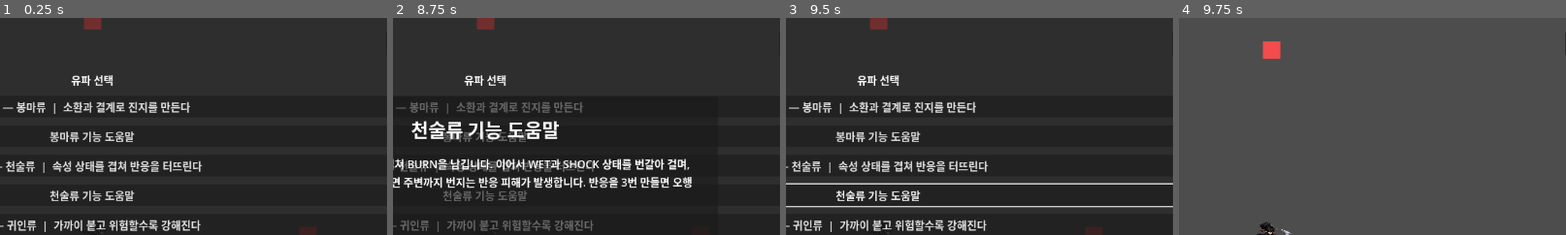
Above: before the commit, frames 1-4 (left to right).
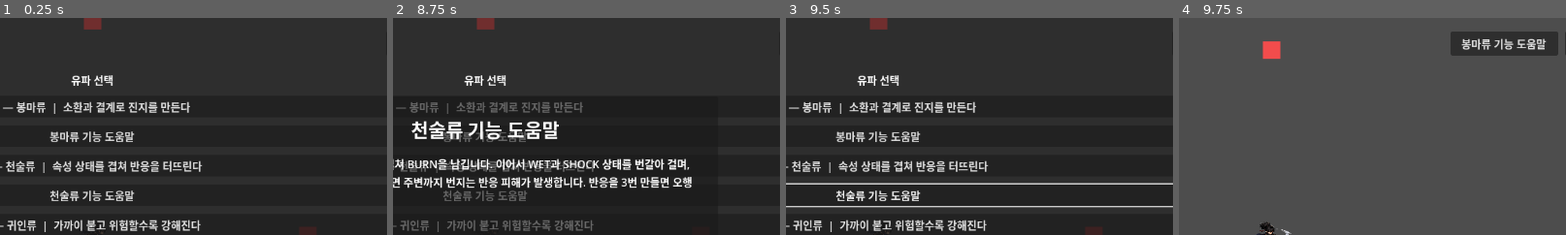
Above: after the commit, the same moments.

Repository: alsdmlals4-eng/ninja-survival-godot
Game: Godot game, scene res://scenes/main/main_scene.tscn
Two runs of this game, one before a commit and one after it. Both use one fixed random seed, a clock stepped at 60 frames per second and the inputs below.
Inputs (mouse positions are % of the whole screen's width and height, from its top left):
- Up to frame 1 (0.25 s): no input
- Up to frame 2 (8.75 s): click "천술류 기능 도움말" at 0.5 s; click "RESTART" at 1.25 s; click "RESTART" at 2 s; click "RESTART" at 2.75 s; click "1 — 봉마류 | 소환과 결계로 진지를 만든다" at 3.5 s; click "봉마류 기능 도움말" at 4.25 s; click "2 — 천술류 | 속성 상태를 겹쳐 반응을 터뜨린다" at 5 s; click "3 — 귀인류 | 가까이 붙고 위험할수록 강해진다" at 5.75 s; click "귀인류 기능 도움말" at 6.5 s; click "4 — 흑영류 | 원거리 표식을 쌓아 연쇄 폭발시킨다" at 7.25 s; click "흑영류 기능 도움말" at 8 s
- Up to frame 3 (9.5 s): click "닫기" at 8.75 s
- Up to frame 4 (9.75 s): tap Enter (ui_accept) at 9.5 s; move the mouse to (45, 70) at 9.52 s; hold Up (ui_up) from 9.53 s (still down); tap 1 at 9.6 s; click (45, 70) at 9.67 s
The pictures show only the part of the screen within x 38-88%, y 0-50%; the shares and areas given below are measured in that part.

Frames 1-3 are identical in both runs. In frame 4, 2.9% of the frame differs, in the area x 70-98%, y 6-18%.

Commit message:
feat: reopen school help during combat

Diff:
--- a/scenes/ui/hud.tscn
+++ b/scenes/ui/hud.tscn
@@ -104,6 +104,17 @@
 grow_horizontal = 0
 text = "RESTART"
 
+[node name="SchoolHelpButton" type="Button" parent="."]
+anchors_preset = 1
+anchor_left = 1.0
+anchor_right = 1.0
+offset_left = -310.0
+offset_top = 20.0
+offset_right = -150.0
+offset_bottom = 56.0
+grow_horizontal = 0
+text = "현재 유파 도움말"
+
 [node name="GameOverPanel" type="Control" parent="."]
 visible = false
 layout_mode = 3
--- a/scripts/core/main_controller.gd
+++ b/scripts/core/main_controller.gd
@@ -40,6 +40,7 @@
 var _shop_message: String = ""
 var _latest_result_snapshot: Dictionary = {}
 var _cheonsul_elapsed_seconds: float = 0.0
+var _combat_enabled: bool = false
 
 @onready var game_state: GameState = $GameState
 @onready var combat_ddd: CombatDDDTracker = $CombatDDD
@@ -131,6 +132,7 @@
 	school_host.school_feedback.connect(hud.show_school_feedback)
 	school_host.player_action_resolved.connect(player_visual.show_attack)
 	hud.restart_requested.connect(_restart_run)
+	hud.school_help_requested.connect(_on_school_help_requested)
 
 
 func _connect_mvp3_signals() -> void:
@@ -312,6 +314,7 @@
 
 
 func _set_combat_enabled(enabled: bool) -> void:
+	_combat_enabled = enabled
 	var gameplay_mode := Node.PROCESS_MODE_INHERIT if enabled else Node.PROCESS_MODE_DISABLED
 	player.process_mode = gameplay_mode
 	auto_attack.process_mode = Node.PROCESS_MODE_DISABLED
@@ -325,6 +328,18 @@
 			child.process_mode = gameplay_mode
 		elif child is RewardOrb:
 			child.process_mode = gameplay_mode
+
+	if enabled and not game_over and school_host.selected_school_id != &"":
+		hud.show_school_help(school_host.selected_school_name)
+	else:
+		hud.hide_school_help()
+		school_selection.dismiss_school_help()
+
+
+func _on_school_help_requested() -> void:
+	if game_over or not _combat_enabled or school_host.selected_school_id == &"":
+		return
+	school_selection.open_runtime_school_help(school_host.selected_school_id, hud.school_help_button)
 
 
 func _on_segment_time_changed(segment: int, remaining: float) -> void:
@@ -664,6 +679,7 @@
 	school_host.deactivate()
 	if rest_flow_ui != null:
 		rest_flow_ui.hide_all()
+	_set_combat_enabled(false)
 	_stop_gameplay()
 	hud.show_game_over()
 
--- a/scripts/ui/hud.gd
+++ b/scripts/ui/hud.gd
@@ -2,6 +2,7 @@
 class_name HUDController
 
 signal restart_requested
+signal school_help_requested
 
 @onready var health_label: Label = $HealthLabel
 @onready var score_label: Label = $ScoreLabel
@@ -17,6 +18,7 @@
 @onready var stage_time_label: Label = $StageTimeLabel
 @onready var gold_label: Label = $GoldLabel
 @onready var restart_button: Button = $RestartButton
+@onready var school_help_button: Button = $SchoolHelpButton
 @onready var game_over_panel: Control = $GameOverPanel
 
 var _title_generation: int = 0
@@ -25,7 +27,9 @@
 
 func _ready() -> void:
 	game_over_panel.visible = false
+	school_help_button.hide()
 	restart_button.pressed.connect(_on_restart_pressed)
+	school_help_button.pressed.connect(_on_school_help_pressed)
 
 
 func set_health(current: int, maximum: int) -> void:
@@ -53,6 +57,18 @@
 
 func set_school(name: String) -> void:
 	school_label.text = "SCHOOL %s" % name
+
+
+func show_school_help(school_name: String) -> void:
+	if school_name.is_empty():
+		hide_school_help()
+		return
+	school_help_button.text = "%s 기능 도움말" % school_name
+	school_help_button.show()
+
+
+func hide_school_help() -> void:
+	school_help_button.hide()
 
 
 func set_school_resource(label: String, current: float, maximum: float) -> void:
@@ -102,3 +118,7 @@
 
 func _on_restart_pressed() -> void:
 	restart_requested.emit()
+
+
+func _on_school_help_pressed() -> void:
+	school_help_requested.emit()
--- a/scripts/ui/school_selection_ui.gd
+++ b/scripts/ui/school_selection_ui.gd
@@ -37,6 +37,7 @@
 @onready var _help_title := $HelpDialog/Margin/Content/TitleLabel as Label
 @onready var _help_body := $HelpDialog/Margin/Content/BodyLabel as Label
 @onready var _help_close_button := $HelpDialog/Margin/Content/CloseButton as Button
+@onready var _selection_panel := $Panel as Control
 
 
 func _ready() -> void:
@@ -52,11 +53,11 @@
 
 
 func _unhandled_input(event: InputEvent) -> void:
-	if _selected or not visible:
-		return
 	if _help_open:
 		if event.is_action_pressed(&"ui_cancel"):
 			_close_school_help()
+		return
+	if _selected or not visible:
 		return
 	if not event is InputEventKey:
 		return
@@ -92,6 +93,24 @@
 func _open_school_help(school_id: StringName, opener: Button) -> void:
 	if _selected or not SCHOOL_HELP.has(school_id):
 		return
+	_show_school_help(school_id, opener)
+
+
+func open_runtime_school_help(school_id: StringName, opener: Button) -> void:
+	if not _selected or not SCHOOL_HELP.has(school_id):
+		return
+	_show_school_help(school_id, opener)
+
+
+func dismiss_school_help() -> void:
+	_help_open = false
+	_help_dialog.hide()
+	_help_opener = null
+
+
+func _show_school_help(school_id: StringName, opener: Button) -> void:
+	if _help_open:
+		return
 	var help := SCHOOL_HELP[school_id] as Dictionary
 	_help_title.text = help["title"]
 	_help_body.text = help["body"]
@@ -112,5 +131,5 @@
 	if _selected or _help_open or not VALID_SCHOOL_IDS.has(school_id):
 		return
 	_selected = true
-	visible = false
+	_selection_panel.hide()
 	school_selected.emit(school_id)
--- a/tests/integration/test_mvp2_four_schools.gd
+++ b/tests/integration/test_mvp2_four_schools.gd
@@ -46,7 +46,8 @@
 		assert_eq(host.selected_school_id, school_id)
 		assert_eq(host.active_runtime.name, cases[school_id])
 		assert_true(host.active_runtime.active)
-		assert_false(selector.visible)
+		assert_true(selector.visible)
+		assert_false((selector.get_node("Panel") as Control).visible)
 		assert_eq(main.get_node("Player").process_mode, Node.PROCESS_MODE_INHERIT)
 		assert_eq(main.get_node("WaveSpawner").process_mode, Node.PROCESS_MODE_INHERIT)
 		assert_eq(main.get_node("Player/AutoAttack").process_mode, Node.PROCESS_MODE_DISABLED)
@@ -54,6 +55,31 @@
 			assert_eq(enemy.process_mode, Node.PROCESS_MODE_INHERIT)
 		main.queue_free()
 		await get_tree().process_frame
+
+
+func test_current_school_help_opens_from_hud_during_combat_without_reselecting() -> void:
+	var main = MAIN_SCENE.instantiate()
+	add_child_autofree(main)
+	await get_tree().process_frame
+	var selector = main.get_node("SchoolSelectionUI") as SchoolSelectionUI
+	var hud = main.get_node("HUD") as HUDController
+	assert_not_null(selector)
+	assert_not_null(hud)
+	if selector == null or hud == null:
+		return
+
+	selector._choose(&"cheonsul")
+	var help_button := hud.get_node_or_null("SchoolHelpButton") as Button
+	assert_not_null(help_button, "Combat HUD must expose current-school help")
+	if help_button == null:
+		return
+	assert_true(help_button.visible)
+	help_button.pressed.emit()
+
+	assert_true((selector.get_node("HelpDialog") as Control).visible)
+	assert_eq(selector.get_node("HelpDialog/Margin/Content/TitleLabel").text, "천술류 기능 도움말")
+	assert_eq(main.get_node("SchoolRuntimeHost").selected_school_id, &"cheonsul")
+	assert_false((selector.get_node("Panel") as Control).visible)
 
 
 func test_second_school_selection_is_rejected() -> void:
@@ -184,6 +210,10 @@
 	heukyeong.apply_needle_hit(enemy, false)
 	var badge: Node = enemy.get_node_or_null("EnemyEffectBadge")
 	assert_not_null(badge)
+	var school_help_button := main.get_node("HUD/SchoolHelpButton") as Button
+	assert_true(school_help_button.visible)
+	school_help_button.pressed.emit()
+	assert_true((main.get_node("SchoolSelectionUI/HelpDialog") as Control).visible)
 
 	main.get_node("Player").take_damage(100000)
 	assert_true(main.game_over)
@@ -192,6 +222,8 @@
 	assert_eq(main.get_node("WaveSpawner").process_mode, Node.PROCESS_MODE_DISABLED)
 	assert_true(badge == null or badge.is_queued_for_deletion())
 	assert_eq(heukyeong.get_total_active_marks(), 0)
+	assert_false(school_help_button.visible, "Game over must remove the combat-only help entry point")
+	assert_false((main.get_node("SchoolSelectionUI/HelpDialog") as Control).visible, "Game over must dismiss a live help dialog")
 
 
 func _living_enemies(main: Node) -> Array[Node]:
--- a/tests/integration/test_mvp2_hud.gd
+++ b/tests/integration/test_mvp2_hud.gd
@@ -3,10 +3,12 @@
 const HUD_SCENE := preload("res://scenes/ui/hud.tscn")
 
 var restart_count: int = 0
+var school_help_count: int = 0
 
 
 func before_each() -> void:
 	restart_count = 0
+	school_help_count = 0
 
 
 func test_hud_has_mvp2_school_feedback_contract() -> void:
@@ -30,6 +32,25 @@
 	hud.restart_requested.connect(_on_restart_requested)
 	button.emit_signal("pressed")
 	assert_eq(restart_count, 1)
+
+
+func test_school_help_button_is_hidden_until_combat_and_emits_intent() -> void:
+	var hud = HUD_SCENE.instantiate()
+	add_child_autofree(hud)
+	assert_true(hud.has_signal("school_help_requested"), "HUD must emit a school-help intent")
+	assert_true(hud.has_node("SchoolHelpButton"), "HUD must expose the current-school help button")
+	if not hud.has_signal("school_help_requested") or not hud.has_node("SchoolHelpButton"):
+		return
+	var button := hud.get_node("SchoolHelpButton") as Button
+	assert_false(button.visible, "The help button must not appear before a school is selected")
+	hud.school_help_requested.connect(_on_school_help_requested)
+	hud.show_school_help("천술류")
+	assert_true(button.visible)
+	assert_eq(button.text, "천술류 기능 도움말")
+	button.emit_signal("pressed")
+	assert_eq(school_help_count, 1)
+	hud.hide_school_help()
+	assert_false(button.visible)
 
 
 func test_hud_formats_school_resource_and_ultimate_state() -> void:
@@ -82,6 +103,10 @@
 	restart_count += 1
 
 
+func _on_school_help_requested() -> void:
+	school_help_count += 1
+
+
 func _has_mvp2_feedback(hud: Node) -> bool:
 	return (
 		hud.has_node("SchoolLabel")
--- a/tests/unit/test_school_selection_ui.gd
+++ b/tests/unit/test_school_selection_ui.gd
@@ -97,6 +97,35 @@
 	assert_true(help_button.has_focus(), "Closing help must return keyboard/gamepad focus to its opener")
 
 
+func test_selected_school_help_reopens_during_play_and_returns_to_hud_opener() -> void:
+	var selector = load(SELECTOR_SCENE_PATH).instantiate()
+	add_child_autofree(selector)
+	var ids: Array[StringName] = []
+	selector.school_selected.connect(func(id: StringName): ids.append(id))
+	var runtime_opener := Button.new()
+	runtime_opener.text = "천술류 기능 도움말"
+	selector.add_child(runtime_opener)
+
+	selector._choose(&"cheonsul")
+	selector.open_runtime_school_help(&"cheonsul", runtime_opener)
+
+	assert_eq(ids, [&"cheonsul"], "Runtime help must not emit a second school selection")
+	assert_true(selector.visible, "The dialog owner must remain available after school selection")
+	assert_false((selector.get_node("Panel") as Control).visible, "Selection choices must stay hidden during play")
+	assert_true((selector.get_node("HelpDialog") as Control).visible)
+	assert_eq(selector.get_node("HelpDialog/Margin/Content/TitleLabel").text, "천술류 기능 도움말")
+	assert_string_contains(selector.get_node("HelpDialog/Margin/Content/BodyLabel").text, "WET")
+
+	var cancel_event := InputEventAction.new()
+	cancel_event.action = &"ui_cancel"
+	cancel_event.pressed = true
+	selector._unhandled_input(cancel_event)
+
+	assert_false((selector.get_node("HelpDialog") as Control).visible)
+	assert_true(runtime_opener.has_focus(), "Closing runtime help must return focus to the HUD opener")
+	assert_eq(ids, [&"cheonsul"], "Closing runtime help must not change the school")
+
+
 func test_key_three_selects_guiin_once() -> void:
 	assert_true(ResourceLoader.exists(SELECTOR_SCENE_PATH), "School selector scene must exist")
 	if not ResourceLoader.exists(SELECTOR_SCENE_PATH):
@@ -114,7 +143,8 @@
 	selector._unhandled_input(event)
 
 	assert_eq(ids, [&"guiin"])
-	assert_false(selector.visible)
+	assert_true(selector.visible)
+	assert_false((selector.get_node("Panel") as Control).visible)
 
 
 func test_button_click_emits_stable_bongma_id_once() -> void:
@@ -131,7 +161,8 @@
 	button.pressed.emit()
 
 	assert_eq(ids, [&"bongma"])
-	assert_false(selector.visible)
+	assert_true(selector.visible)
+	assert_false((selector.get_node("Panel") as Control).visible)
 
 
 func test_invalid_school_id_is_ignored_without_locking_selector() -> void:
@@ -149,7 +180,8 @@
 	assert_eq(ids, [])
 
 	selector._choose(&"heukyeong")
-	assert_false(selector.visible)
+	assert_true(selector.visible)
+	assert_false((selector.get_node("Panel") as Control).visible)
 	assert_eq(ids, [&"heukyeong"])
 
 
Not shown, added: docs/qa/records/2026-08-27-t16-in-combat-school-help.md
